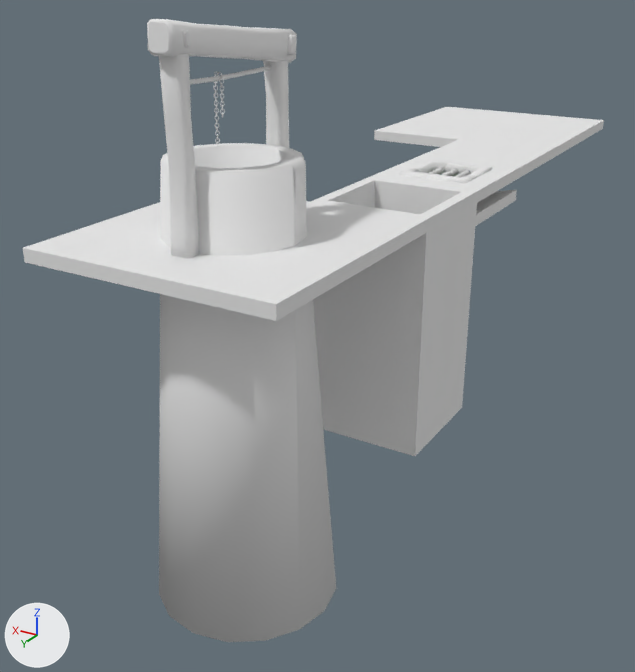
Before and after pictures for a commit that changed the Blender file Resources/Blender/Scenery/ModularDungeon/Dn_Floors.blend.
One viewpoint serves both versions: a 50 mm camera at (-6.06, 14.55, 3.51) aimed at (1.88, 1.31, -3.11). The axes (+X, +Y, +Z) are drawn at lower left. The lights are the same throughout.

The older version as bpy lines, for what is in view:
```python
me_dn_floor_2 = bpy.data.meshes.new('Dn_Floor_2')
me_dn_floor_2.from_pydata(...)  # 60 vertices, 58 faces; spans x -1.0..1.0, y -1.0..1.0, z -0.8..0.0
me_dn_floor_2.materials.append(mat_material_floor)  # its picture is missing
me_dn_floor_big_1 = bpy.data.meshes.new('Dn_Floor_Big_1')
me_dn_floor_big_1.from_pydata(...)  # a box spanning x -2.0..2.0, y -2.0..2.0, z -0.2..0.0
me_dn_floor_big_1.materials.append(mat_material_floor)  # its picture is missing
# before: 0 (2.0, 2.0, -0.2) at pixel (374, 139), 1 (2.0, -2.0, -0.2), 2 (-2.0, -2.0, -0.2) at pixel (602, 128), 3 (-2.0, 2.0, -0.2) at pixel (551, 159), 4 (2.0, 2.0, 0.0) at pixel (374, 130)
# before: 5 (2.0, -2.0, 0.0) at pixel (446, 106), 6 (-2.0, -2.0, 0.0) at pixel (604, 120), 7 (-2.0, 2.0, 0.0) at pixel (552, 149)
me_dn_floor_gap_1 = bpy.data.meshes.new('Dn_Floor_Gap_1')
me_dn_floor_gap_1.from_pydata(...)  # 114 vertices, 114 faces; spans x -0.625..0.625, y -0.629..0.625, z -0.274..0.067
me_dn_floor_gap_1.polygons.foreach_set('use_smooth', [True] * 114)
me_dn_floor_gap_1.materials.append(mat_material_stone)  # its picture is missing
me_dn_pond_1 = bpy.data.meshes.new('Dn_Pond_1')
me_dn_pond_1.from_pydata(...)  # 149 vertices, 164 faces; spans x -2.0..2.0, y -2.0..2.0, z -5.95..1.06
me_dn_pond_1.materials.append(mat_material_floor)  # its picture is missing
me_dn_trap = bpy.data.meshes.new('Dn_Trap')
me_dn_trap.from_pydata(...)  # 36 vertices, 34 faces; spans x -1.0..1.0, y -1.0..1.0, z -4.0..0.0
me_dn_trap.materials.append(mat_material_floor)  # its picture is missing
ob_dn_floor_2 = bpy.data.objects.new('Dn_Floor_2', me_dn_floor_2)
ob_dn_floor_2.location = (0.0, 0.0, 0.0)
ob_dn_floor_big_1 = bpy.data.objects.new('Dn_Floor_Big_1', me_dn_floor_big_1)
ob_dn_floor_big_1.location = (1.0, -5.0, 0.0)
ob_dn_floor_gap_1 = bpy.data.objects.new('Dn_Floor_Gap_1', me_dn_floor_gap_1)
ob_dn_floor_gap_1.location = (0.0, 0.0, 0.0)
ob_dn_pond_1 = bpy.data.objects.new('Dn_Pond_1', me_dn_pond_1)
ob_dn_pond_1.location = (1.0, 5.0, 0.0)
ob_dn_trap_1 = bpy.data.objects.new('Dn_Trap_1', me_dn_trap)
ob_dn_trap_1.location = (0.0, 2.0, 0.0)
# also in view: 'Dn_Floor_1' at (0.0, -2.0, -0.1); 'Dn_Pond_Beam_1' at (1.0, 5.01, 1.38)
```
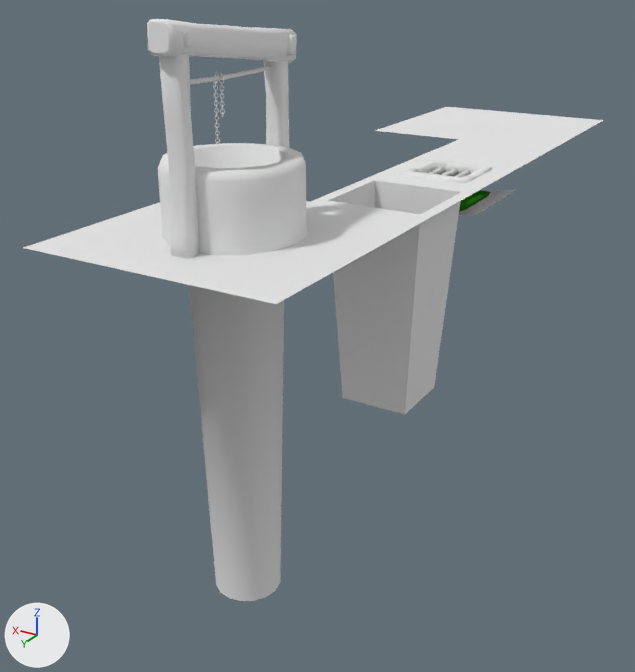
Changed parts and their boxes [x1, y1, x2, y2] in the pictures (635 x 672 px):
'Dn_Pond_1', reshaped (8% shorter): before [23, 143, 427, 642]; after [24, 143, 427, 601]
'Dn_Trap_1', reshaped (15% shorter): before [311, 177, 478, 456]; after [311, 177, 477, 415]
'Dn_Floor_Big_1', reshaped (19% shorter): before [374, 107, 604, 159]; after [375, 107, 604, 149]
'Dn_Floor_2', reshaped (14% shorter): before [370, 156, 519, 226]; after [370, 156, 518, 216]
part 1 of me_dn_floor_big_1, deleted: before [374, 121, 604, 159]
part 2 of me_dn_floor_2, deleted: before [475, 168, 519, 226]
part 3 of me_dn_trap, deleted: before [313, 191, 478, 456]
part 4 of me_dn_pond_1, built on: before [23, 220, 427, 321]; after [158, 160, 307, 255]
part 5 of me_dn_pond_1, deleted: before [159, 161, 336, 642]

The change in detail:
me_dn_floor_big_1 has 8 vertices, 6 faces and spans x -2.0..2.0, y -2.0..2.0, z -0.2..0.0.
me_dn_floor_big_1 is used by ob_dn_floor_big_1; location (1.0, -5.0, 0.0).
Verts and faces of me_dn_floor_big_1; kept vertices keep their numbers, new ones are numbered from 8.
Part 1, on me_dn_floor_big_1:
Vertices deleted: 0 to 3 (with the faces that use them).
me_dn_floor_2 is used by ob_dn_floor_2; location (0.0, 0.0, 0.0).
me_dn_floor_2 had 60 vertices, 58 faces and spanned x -1.0..1.0, y -1.0..1.0, z -0.8..0.0.
me_dn_floor_2 now has 38 vertices, 22 faces and spans x -1.0..1.0, y -1.0..1.0, z -0.6..0.0.
Part 2, on me_dn_floor_2:
22 vertices are removed from x -1.0..1.0, y -1.0..1.0, z -0.8..-0.2.
36 faces are deleted.
me_dn_trap is used by ob_dn_trap_1; location (0.0, 2.0, 0.0).
me_dn_trap had 36 vertices, 34 faces and spanned x -1.0..1.0, y -1.0..1.0, z -4.0..0.0.
me_dn_trap now has 20 vertices, 13 faces and spans x -1.0..1.0, y -1.0..1.0, z -3.52..0.0.
Part 3, on me_dn_trap:
16 vertices are removed from x -1.0..1.0, y -1.0..1.0, z -4.0.
21 faces are deleted.
me_dn_pond_1 is used by ob_dn_pond_1; location (1.0, 5.0, 0.0).
me_dn_pond_1 had 149 vertices, 164 faces and spanned x -2.0..2.0, y -2.0..2.0, z -5.95..1.06.
me_dn_pond_1 now has 164 vertices, 148 faces and spans x -2.0..2.0, y -2.0..2.0, z -5.95..1.06.
me_dn_pond_1 part 4: 20 vertices removed from x -2.0..2.0, y -2.0..2.0, z -0.2; 51 vertices added at x -1.02..1.02, y -1.02..1.02, z -0.02..0.96.
me_dn_pond_1 part 5: 16 vertices removed from x -1.47..1.47, y -1.47..1.47, z -5.94.
